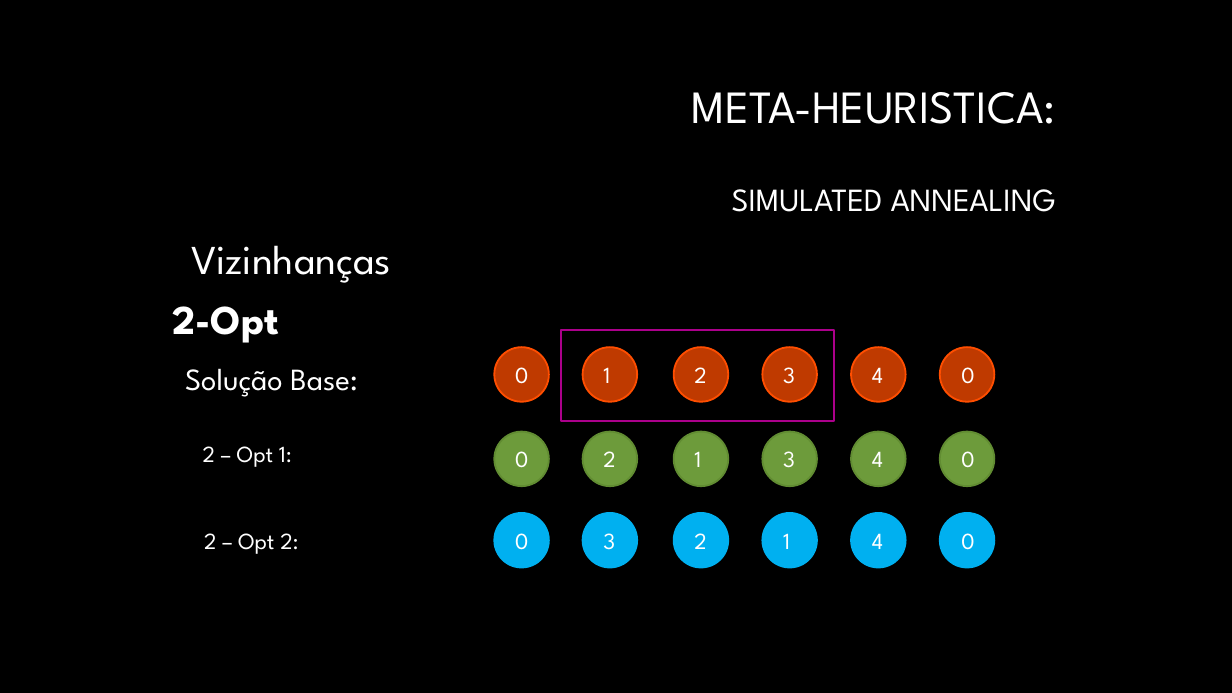
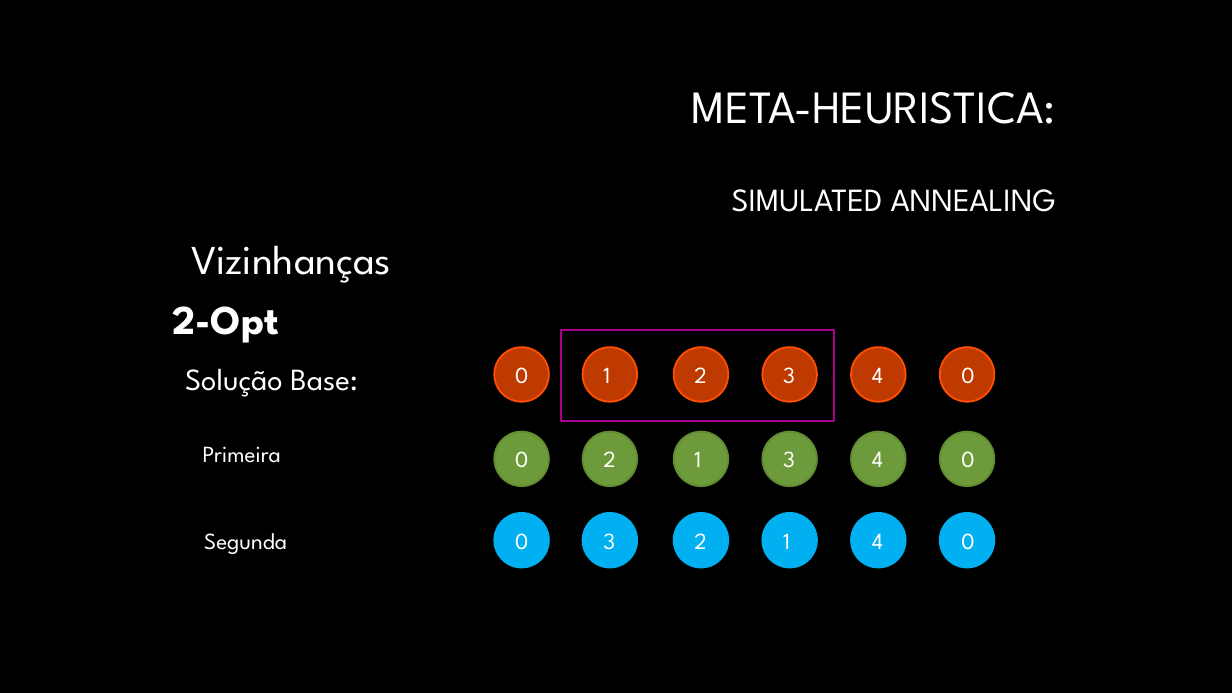
Before and after one commit to Pedro-Magalhaes/IA-Trabalho01, a slide deck: slide 7 of Apresentacao.pptx. Drawn at 1232x693 pixels with LibreOffice and Linux fonts; fonts in the diff are those of the drawing; background and template pictures are left out. Boxes give left, top, right and bottom in pixels: in the first picture for what was removed or moved away, otherwise in the second. Text is boxed around its words. In the diff, an @@ line names an element or a change of style, - is before the commit and + after.

```diff
--- a/Apresentacao.pptx
+++ b/Apresentacao.pptx
@@ text at (203, 446, 281, 463): text changed @@
-2 – Opt 1:
+Primeira
@@ text at (204, 533, 287, 554): text changed @@
-2 – Opt 2:
+Segunda
```
Also in this commit, not shown: 4 other slides changed, 3 slides added.
